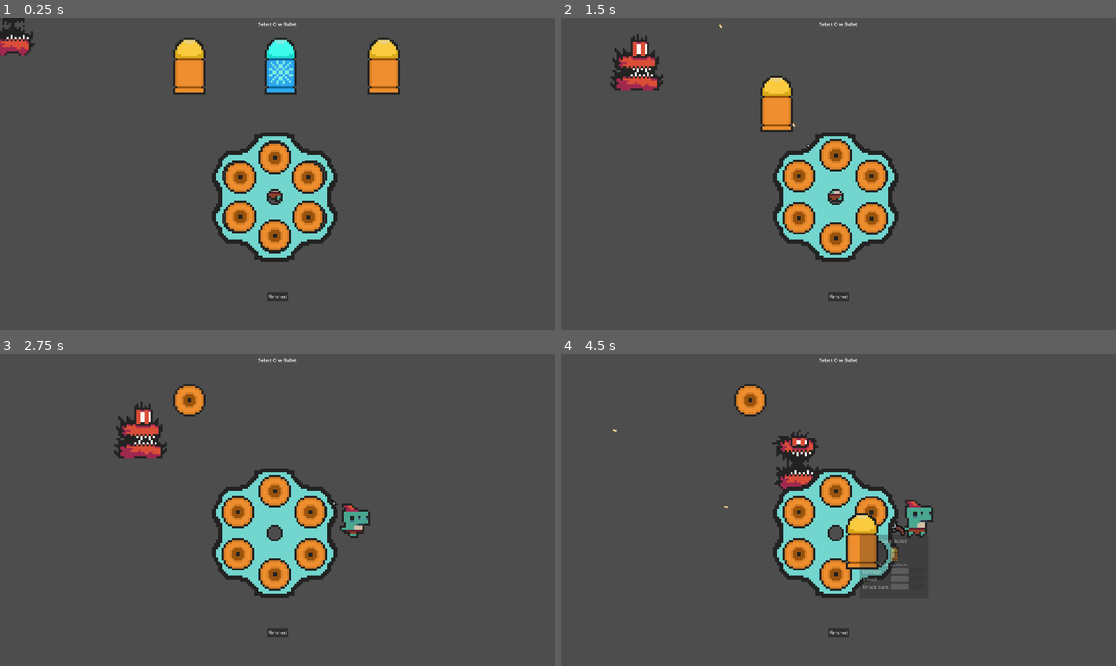
Above: before the commit, frames 1-4 (two rows, left to right).
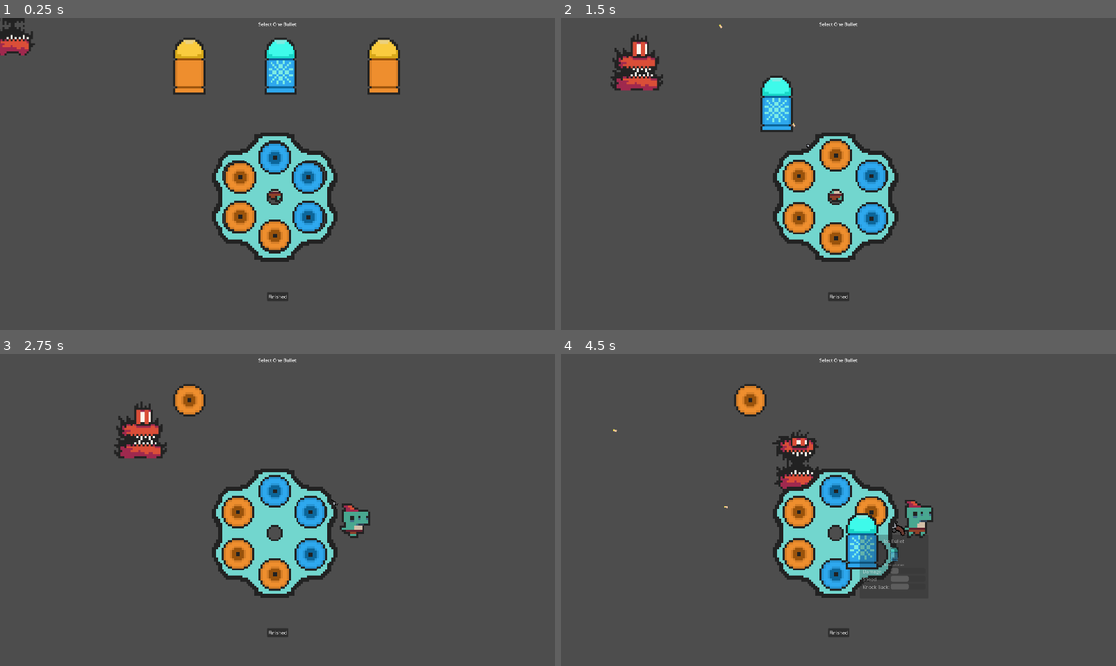
Above: after the commit, the same moments.

Repository: Meemog/GMTK2025
Game: Godot game, scene res://Scenes/tmp.tscn
Two runs of this game, one before a commit and one after it. Both use one fixed random seed, a clock stepped at 60 frames per second and the inputs below. This scene is started directly instead of the project's main scene.
Inputs (mouse positions are in pixels of both pictures, inside the frame that each line leads up to):
- Up to frame 1 (0.25 s): no input
- Up to frame 2 (1.5 s): drag from (749, 64) to (832, 183) at 0.52 s; drag from (755, 71) to (832, 183) at 1.27 s
- Up to frame 3 (2.75 s): move the mouse to (194, 407) at 2.02 s; hold D (right) from 2.03 s (still down); click (194, 407) at 2.1 s
- Up to frame 4 (4.5 s): release D (right) at 2.75 s; drag from (838, 494) to (749, 400) at 2.77 s; drag from (871, 513) to (838, 575) at 3.52 s; drag from (871, 556) to (838, 491) at 4.27 s

The runs differ from the first frame. In frame 1, 1.1% of the frame differs, in the area x 46-59%, y 40-69%; in frame 2, 1.6%; in frame 3, 1.1%; in frame 4, 1.7%, in the area x 46-63%, y 39-76%.

Commit message:
ice bullets now slow enemies

Diff:
--- /dev/null
+++ b/main/Bullets/ice_bullet.gd
@@ -0,0 +1,8 @@
+extends Bullet
+
+func hit(target : Node2D) -> void:
+    print("Ice Bullet Hit!")
+    print("Target: "+str(target))
+    var new_status_effect : StatusEffectNode = status_effect_node_scene.instantiate()
+    new_status_effect.data = IceEffect.new(effect_duration, effect_particle)
+    target.add_child(new_status_effect)
--- a/main/Bullets/ice_bullet.tres
+++ b/main/Bullets/ice_bullet.tres
@@ -1,7 +1,7 @@
-[gd_resource type="Resource" script_class="Bullet" load_steps=4 format=3 uid="uid://bysinuf6v87fg"]
+[gd_resource type="Resource" load_steps=4 format=3 uid="uid://bysinuf6v87fg"]
 
 [ext_resource type="Texture2D" uid="uid://b0rmwnmhw0khf" path="res://Assets/ice_bullet_back.png" id="1_1dmss"]
-[ext_resource type="Script" uid="uid://cnexkc647mh6q" path="res://Data/bullet.gd" id="1_m3qjl"]
+[ext_resource type="Script" uid="uid://dh6ha7ja6hx40" path="res://Bullets/ice_bullet.gd" id="1_m3qjl"]
 [ext_resource type="Texture2D" uid="uid://dwurnhne2ssh6" path="res://Assets/ice_bullet_side.png" id="3_e6muv"]
 
 [resource]
@@ -13,4 +13,6 @@
 description = "Slows Enemies"
 side_view_texture = ExtResource("3_e6muv")
 back_view_texture = ExtResource("1_1dmss")
+has_effect = true
+effect_duration = 1.0
 metadata/_custom_type_script = "uid://cnexkc647mh6q"
--- a/main/Data/bullet.gd
+++ b/main/Data/bullet.gd
@@ -1,5 +1,7 @@
 class_name Bullet
 extends Resource
+
+enum EFFECT_TYPE {ICE, FIRE, BLEED}
 
 @export_group("Bullet Attributes")
 @export var name : String
@@ -11,3 +13,19 @@
 @export_group("Bullet Visuals")
 @export var side_view_texture : Texture
 @export var back_view_texture : Texture
+
+@export_group("Bullet Effects")
+@export var has_effect : bool = false
+@export var effect_duration : float = 2.0
+@export var effect_particle : Texture
+
+var status_effect_node_scene : PackedScene = preload("res://Scenes/status_effect_node.tscn")
+
+func shoot(player : Player) -> void:
+    pass
+
+func flying() -> void:
+    pass
+
+func hit(target : Node2D) -> void:
+    pass
--- /dev/null
+++ b/main/Data/status_effect.gd
@@ -0,0 +1,15 @@
+class_name StatusEffect
+extends RefCounted
+
+var duration : float
+var particle : Texture
+
+func _init(duration : float, particle : Texture) -> void:
+    self.duration = duration
+    self.particle = particle
+
+func apply_effect(target : Node2D) -> void:
+    pass
+
+func remove_effect(target : Node2D) -> void:
+    pass
--- /dev/null
+++ b/main/Effects/ice_effect.gd
@@ -0,0 +1,11 @@
+class_name IceEffect
+extends StatusEffect
+
+func apply_effect(target : Node2D) -> void:
+    if target is Enemy:
+        target.speed = target.speed * 0.2
+        print(target.speed)
+
+func remove_effect(target : Node2D) -> void:
+    if target is Enemy:
+        target.speed = target.speed / 0.2
--- /dev/null
+++ b/main/Effects/ice_effect.tres
@@ -0,0 +1,9 @@
+[gd_resource type="Resource" script_class="IceEffect" load_steps=2 format=3 uid="uid://caieqqc50itnt"]
+
+[ext_resource type="Script" uid="uid://bt0x0ijnogrps" path="res://Effects/ice_effect.gd" id="1_rhp81"]
+
+[resource]
+script = ExtResource("1_rhp81")
+type = 0
+expire_time = 4.0
+metadata/_custom_type_script = "uid://bvvfv5mcf77qm"
--- a/main/Scenes/bullet.tscn
+++ b/main/Scenes/bullet.tscn
@@ -17,4 +17,4 @@
 scale = Vector2(3.2, 3.2)
 texture = ExtResource("1_xjght")
 
-[connection signal="body_entered" from="." to="." method="_on_body_entered"]
+[connection signal="area_entered" from="." to="." method="_on_area_entered"]
--- a/main/Scenes/player.tscn
+++ b/main/Scenes/player.tscn
@@ -1,10 +1,11 @@
-[gd_scene load_steps=20 format=3 uid="uid://b1g1pjlvoxks4"]
+[gd_scene load_steps=21 format=3 uid="uid://b1g1pjlvoxks4"]
 
 [ext_resource type="Script" uid="uid://djbh478p5uo2r" path="res://Scripts/player.gd" id="1_f1ek2"]
 [ext_resource type="PackedScene" uid="uid://br3fu8n5ergvx" path="res://Scenes/bullet.tscn" id="2_tx1dd"]
 [ext_resource type="Script" uid="uid://cnexkc647mh6q" path="res://Data/bullet.gd" id="3_tx1dd"]
 [ext_resource type="Resource" uid="uid://d31b3s2ga4wl0" path="res://Bullets/basic_bullet.tres" id="4_gymyn"]
 [ext_resource type="Texture2D" uid="uid://b7ytds7mwl6nb" path="res://Assets/0x72_DungeonTilesetII_v1.7.png" id="4_pu2lt"]
+[ext_resource type="Resource" uid="uid://bysinuf6v87fg" path="res://Bullets/ice_bullet.tres" id="4_ukyrk"]
 [ext_resource type="Texture2D" uid="uid://tgpr881hjyqd" path="res://Assets/gun.png" id="5_ukyrk"]
 [ext_resource type="AudioStream" uid="uid://dxd44vgwrh235" path="res://Assets/explosion.wav" id="6_7dp3o"]
 [ext_resource type="AudioStream" uid="uid://da4ubi4qkyqic" path="res://Assets/cock.mp3" id="7_h4iuc"]
@@ -92,7 +93,7 @@
 script = ExtResource("1_f1ek2")
 firing_cooldown = 0.4
 bullet_scene = ExtResource("2_tx1dd")
-bullets = Array[ExtResource("3_tx1dd")]([ExtResource("4_gymyn"), ExtResource("4_gymyn"), ExtResource("4_gymyn"), ExtResource("4_gymyn"), ExtResource("4_gymyn"), ExtResource("4_gymyn")])
+bullets = Array[ExtResource("3_tx1dd")]([ExtResource("4_ukyrk"), ExtResource("4_ukyrk"), ExtResource("4_ukyrk"), ExtResource("4_gymyn"), ExtResource("4_gymyn"), ExtResource("4_gymyn")])
 
 [node name="BodySprite" type="AnimatedSprite2D" parent="."]
 scale = Vector2(7, 7)
--- /dev/null
+++ b/main/Scenes/status_effect_node.tscn
@@ -0,0 +1,6 @@
+[gd_scene load_steps=2 format=3 uid="uid://drivmmxhiyjwv"]
+
+[ext_resource type="Script" uid="uid://df8t2nprmccw3" path="res://Scripts/status_effect_node.gd" id="1_fpu3d"]
+
+[node name="StatusEffectNode" type="Node2D"]
+script = ExtResource("1_fpu3d")
--- a/main/Scripts/bullet.gd
+++ b/main/Scripts/bullet.gd
@@ -6,5 +6,22 @@
 var travel_vector
 var speed: int
 
+var data : Bullet
+
 func _process(delta: float) -> void:
     position += travel_vector * speed * delta
+
+func shoot(player : Player) -> void:
+    pass
+
+func flying() -> void:
+    pass
+
+func hit(target : Node2D) -> void:
+    data.hit(target)
+
+func _on_area_entered(area: Area2D) -> void:
+    if area.collision_layer == 1:
+        # Colliding with Enemy!
+        var enemy : Enemy = area.get_parent()
+        hit(enemy)
--- a/main/Scripts/enemy.gd
+++ b/main/Scripts/enemy.gd
@@ -1,3 +1,4 @@
+class_name Enemy
 extends RigidBody2D
 
 var player: Node
@@ -17,6 +18,7 @@
     hitpoints -= damage
     if hitpoints <= 0:
         die()
+    print("Speed: "+str(speed))
 
 func deal_damage(target : Player) -> void:
     target.take_damage(damage)
--- a/main/Scripts/player.gd
+++ b/main/Scripts/player.gd
@@ -68,11 +68,12 @@
 
         # fire
         var bullet_vector = Vector2.ONE.rotated(gun_rotation - PI/4)
-        var bullet = bullet_scene.instantiate()
+        var bullet : BulletProjectile = bullet_scene.instantiate()
         bullet.position = $GunSprite/Marker2D.global_position
         bullet.rotation = gun_rotation
         bullet.speed = bullet_speed
         bullet.travel_vector = bullet_vector
+        bullet.data = bullets[bullet_pointer]
         add_sibling(bullet)
         $Shot.play()
         time_since_shot = 0
--- /dev/null
+++ b/main/Scripts/status_effect_node.gd
@@ -0,0 +1,17 @@
+class_name StatusEffectNode
+extends Node2D
+
+var data : StatusEffect = null
+
+func _ready() -> void:
+    start_effect(get_parent())
+
+func start_effect(target : Node2D) -> void:
+    data.apply_effect(target)
+    await get_tree().create_timer(data.duration).timeout
+    end_effect(target)
+
+func end_effect(target : Node2D) -> void:
+    "Effect Ended!"
+    data.remove_effect(target)
+    queue_free()
Not shown, added: main/Bullets/ice_bullet.gd.uid
Not shown, added: main/Data/status_effect.gd.uid
Not shown, added: main/Effects/ice_effect.gd.uid
Not shown: 1 places in main/Scenes/main_menu.tscn that only renumber resources
Not shown, added: main/Scripts/status_effect_node.gd.uid
Not shown: 1 places in main/main.tscn that only renumber resources
